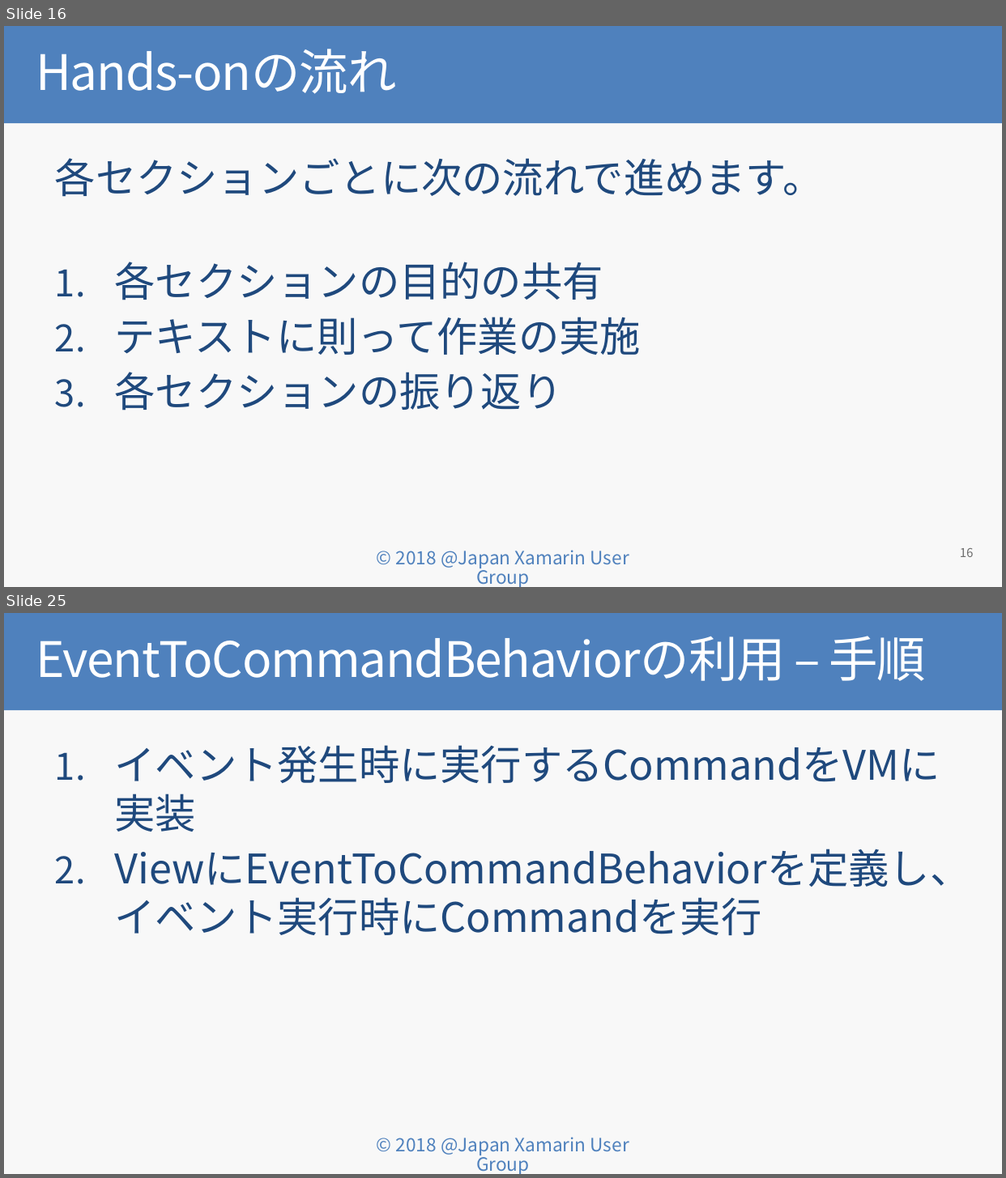
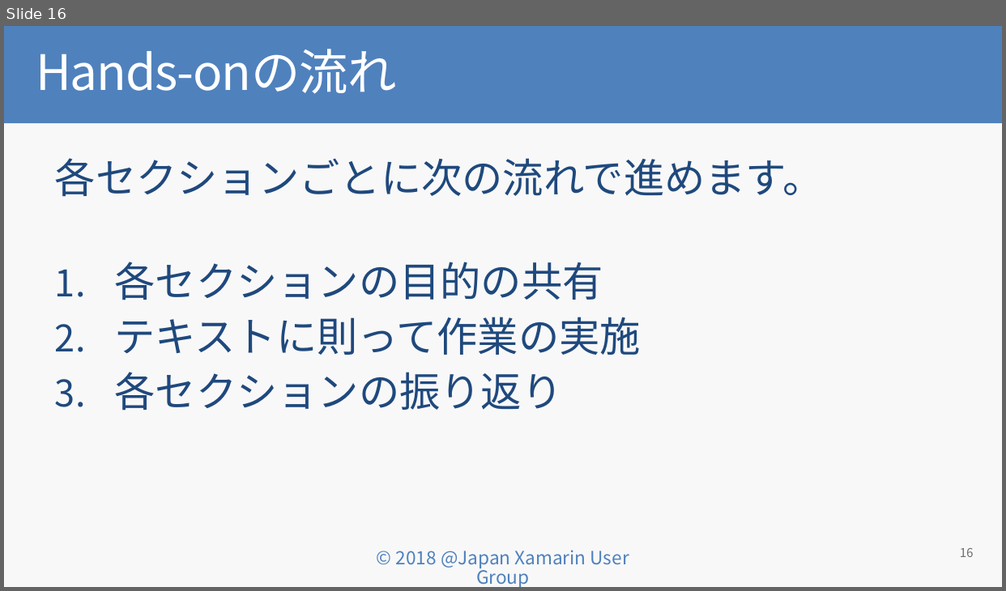
Before and after one commit to jxug/PrismHandsOn, a slide deck: Prism for Xamarin.Forms入門 Hands-on.pptx. Shown one above the other, each under a label of ours: slides 16 and 25 before the commit, slide 16 after it; the slides between them are not shown. The pictures are 1006x1178 and 1006x591 pixels, drawn with LibreOffice and Linux fonts; fonts in the diff are those of the drawing; background and template pictures are left out. Boxes give left, top, right and bottom in pixels: in the first picture for what was removed or moved away, otherwise in the second. Text is boxed around its words. In the diff, an @@ line names an element or a change of style, - is before the commit and + after.

```diff
--- a/Prism for Xamarin.Forms入門 Hands-on.pptx
+++ b/Prism for Xamarin.Forms入門 Hands-on.pptx
@@ slide 25 removed at [4, 613, 1002, 1174], background #F8F8F8; not listed: 1 template element that a slide beside it also shows @@
@@ title removed at [4, 613, 1002, 710] @@
-EventToCommandBehaviorの利用 – 手順
@@ text removed at [114, 745, 970, 935] @@
-1. イベント発生時に実行するCommandをVMに実装
-2. ViewにEventToCommandBehaviorを定義し、イベント実行時にCommandを実行
```
Also in this commit, not shown: 1 slide added, 50 other slides removed.
